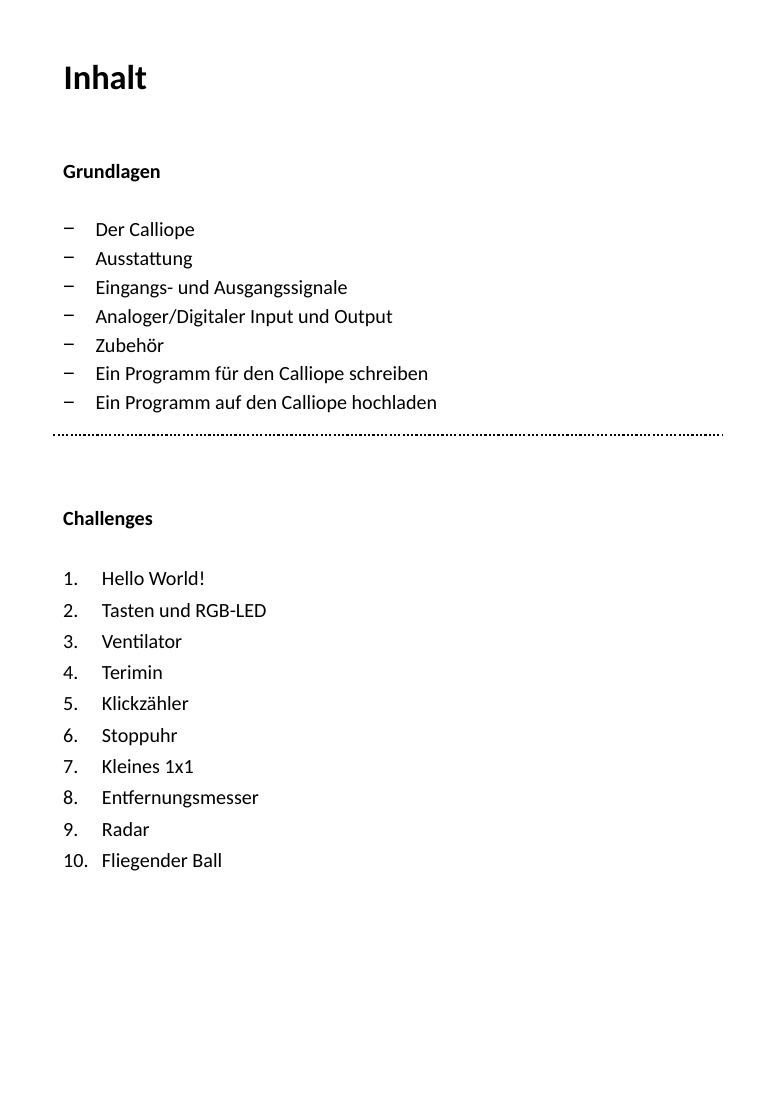
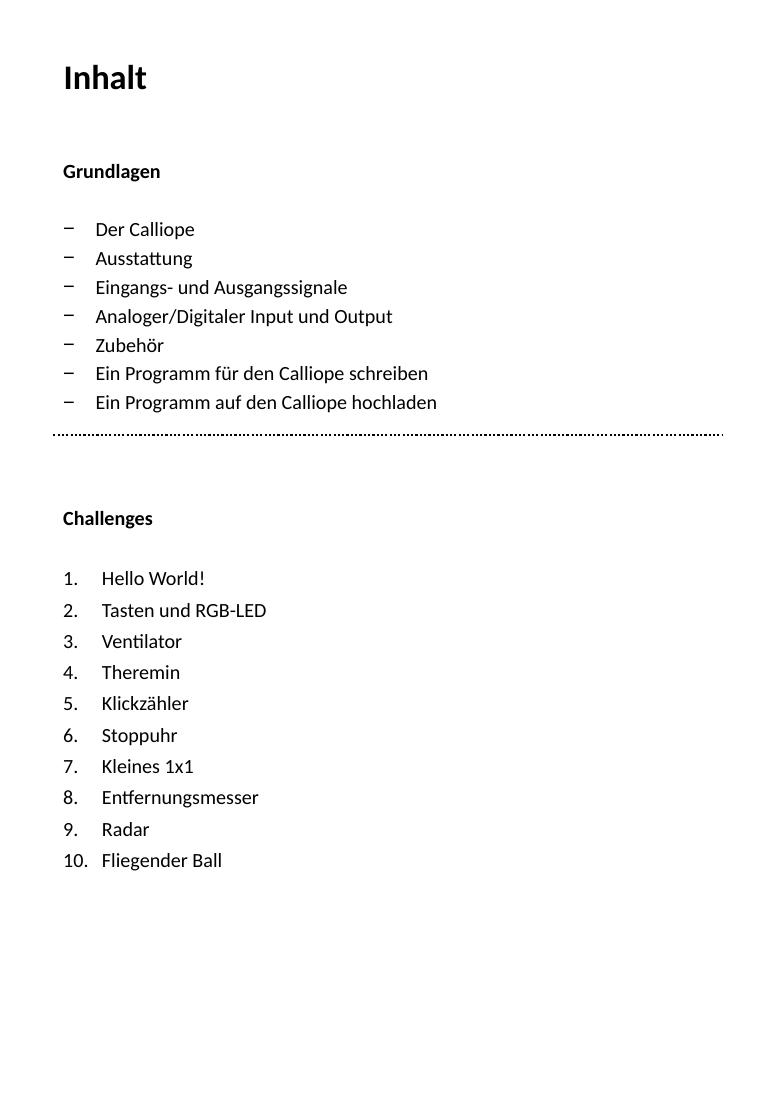
Before and after one commit to macim0/KISS_MINT, a slide deck: slide 2 of Einfuerung/ChallengeCart-Einfuerung.pptx. Drawn at 775x1120 pixels with LibreOffice and Linux fonts; fonts in the diff are those of the drawing; background and template pictures are left out. Boxes give left, top, right and bottom in pixels: in the first picture for what was removed or moved away, otherwise in the second. Text is boxed around its words. In the diff, an @@ line names an element or a change of style, - is before the commit and + after.

```diff
--- a/Einfuerung/ChallengeCart-Einfuerung.pptx
+++ b/Einfuerung/ChallengeCart-Einfuerung.pptx
@@ text at (102,665,180,679): text changed @@
-4. Terimin
+4. Theremin
```
Also in this commit, not shown: 6 other files.
